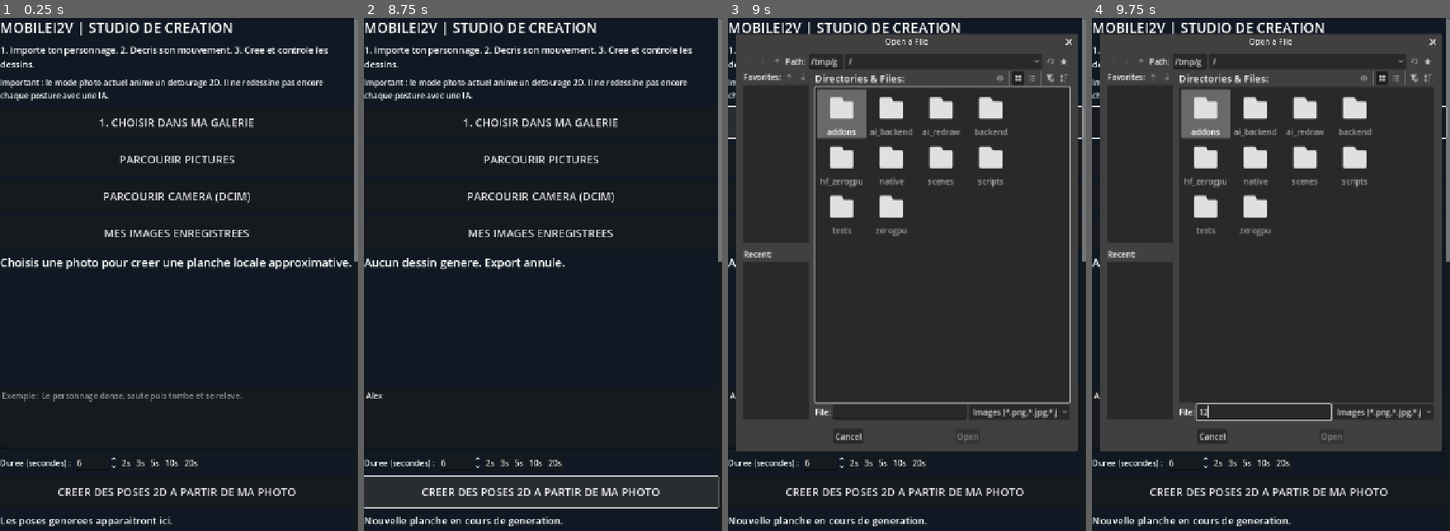
Above: before the commit, frames 1-4 (left to right).
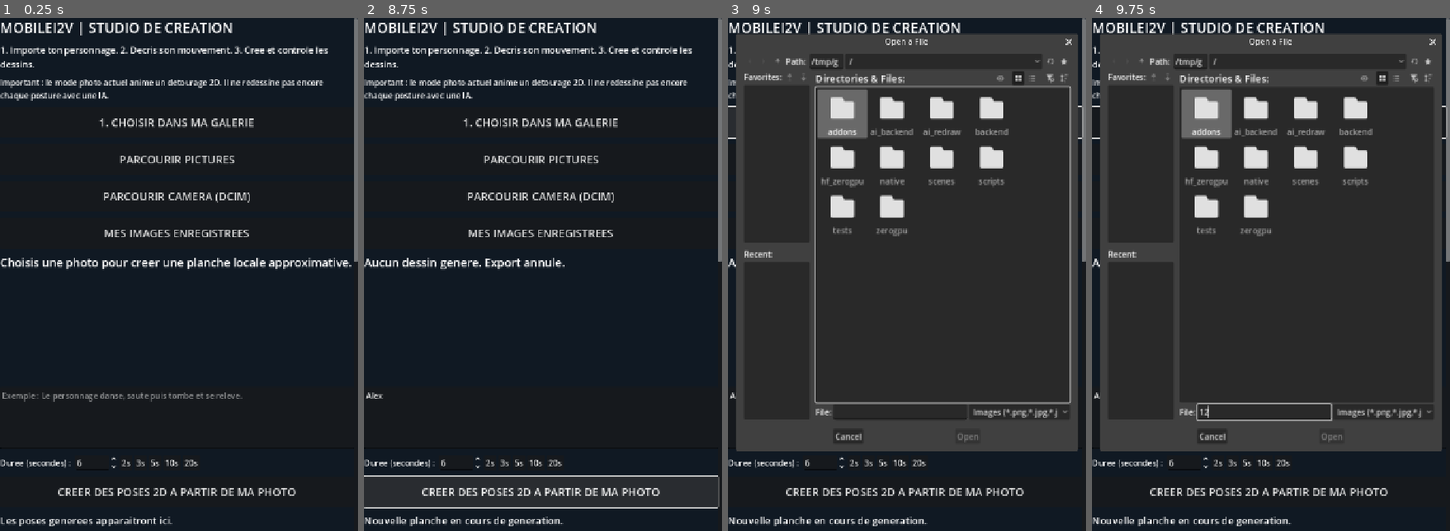
Above: after the commit, the same moments.

Repository: ericjamesempere-stack/MobileI2V-Xiaomi-
Game: Godot game, scene res://scenes/main.tscn
Two runs of this game, one before a commit and one after it. Both use one fixed random seed, a clock stepped at 60 frames per second and the inputs below.
Inputs (mouse positions are in pixels of both pictures, inside the frame that each line leads up to):
- Up to frame 1 (0.25 s): no input
- Up to frame 2 (8.75 s): click (539, 418) at 0.52 s; type "Alex" at 0.6 s; click "Rejouer" at 1.25 s; click "Rejouer" at 2 s; click "Rejouer" at 2.75 s; click "Pose -" at 3.5 s; click "Pose +" at 4.25 s; click "1x" at 5 s; click "Scene +" at 5.75 s; click "Danse" at 6.5 s; click "Boucle ON" at 7.25 s; click "1. PHOTO + HISTOIRE" at 8 s
- Up to frame 3 (9 s): click "1. CHOISIR DANS MA GALERIE" at 8.75 s
- Up to frame 4 (9.75 s): click (1263, 413) at 9.52 s; type "12" at 9.6 s

Frames 1-2 are identical in both runs. In frame 3, 1.8% of the frame differs, in the area x 4-96%, y 7-83%; in frame 4, 1.3%.

Commit message:
Detect missing tail frames using expected storyboard length

Diff:
--- a/scripts/karma_one_merge.gd
+++ b/scripts/karma_one_merge.gd
@@ -3,7 +3,7 @@
 # No API required. Accept only frame_NNNN.png/jpg/jpeg/webp.
 const ROOT := "user://projects/karma_merged"
 
-func merge(folder: String, existing: Array[String], limit: int = 240) -> Dictionary:
+func merge(folder: String, existing: Array[String], limit: int = 240, expected_frames: int = 0) -> Dictionary:
  var dir := DirAccess.open(folder)
  if dir == null:
   return {"ok": false, "error": "Dossier inaccessible"}
@@ -54,10 +54,10 @@
   indices.append(int(idx))
  indices.sort()
  var missing: Array[int] = []
- for i in range(indices[-1] + 1):
+ for i in range(maxi(indices[-1] + 1, mini(limit, expected_frames))):
   if not frame_paths.has(i):
    missing.append(i)
  var ordered: Array[String] = []
  for idx in indices:
   ordered.append(str(frame_paths[idx]))
- return {"ok": true, "paths": ordered, "indices": indices, "missing": missing, "added": added, "duplicates": duplicates, "rejected": rejected, "folder": output}
+ return {"ok": true, "paths": ordered, "indices": indices, "missing": missing, "added": added, "duplicates": duplicates, "rejected": rejected, "folder": output, "complete": missing.is_empty() and (expected_frames <= 0 or indices.size() >= expected_frames)}
